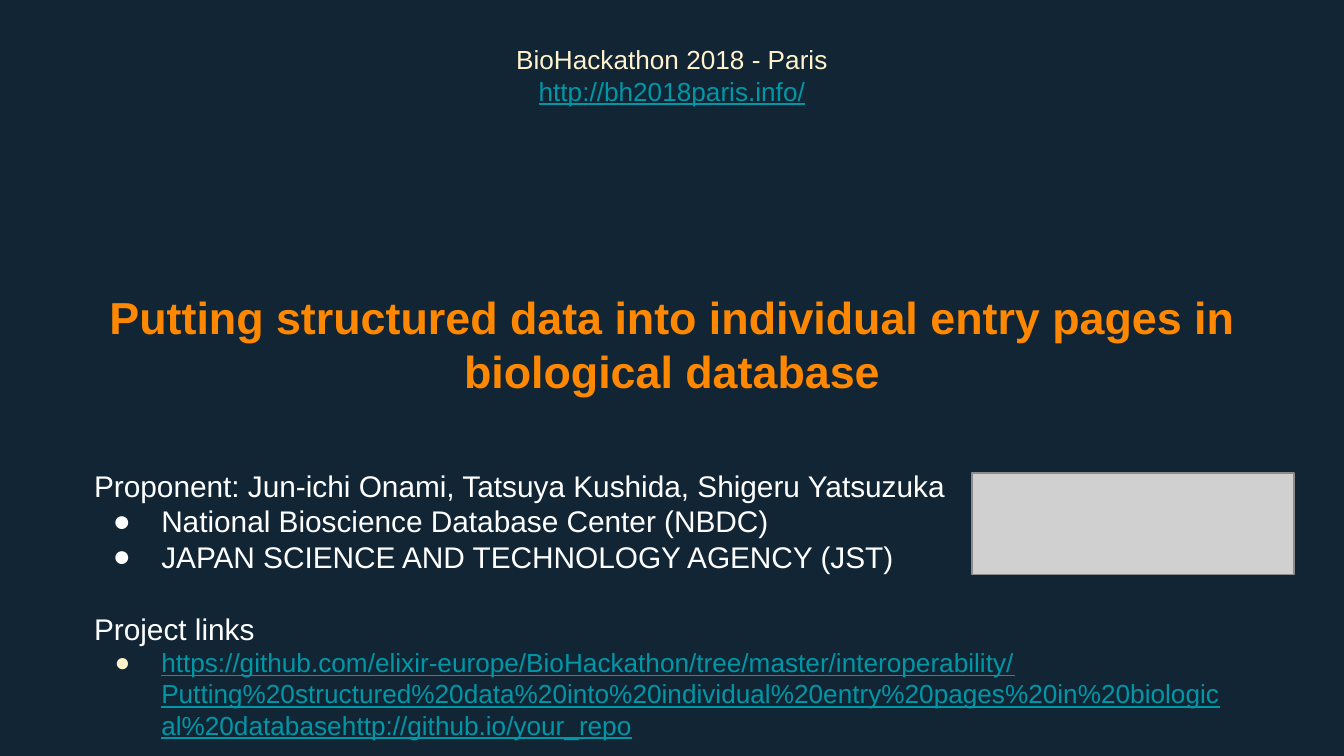
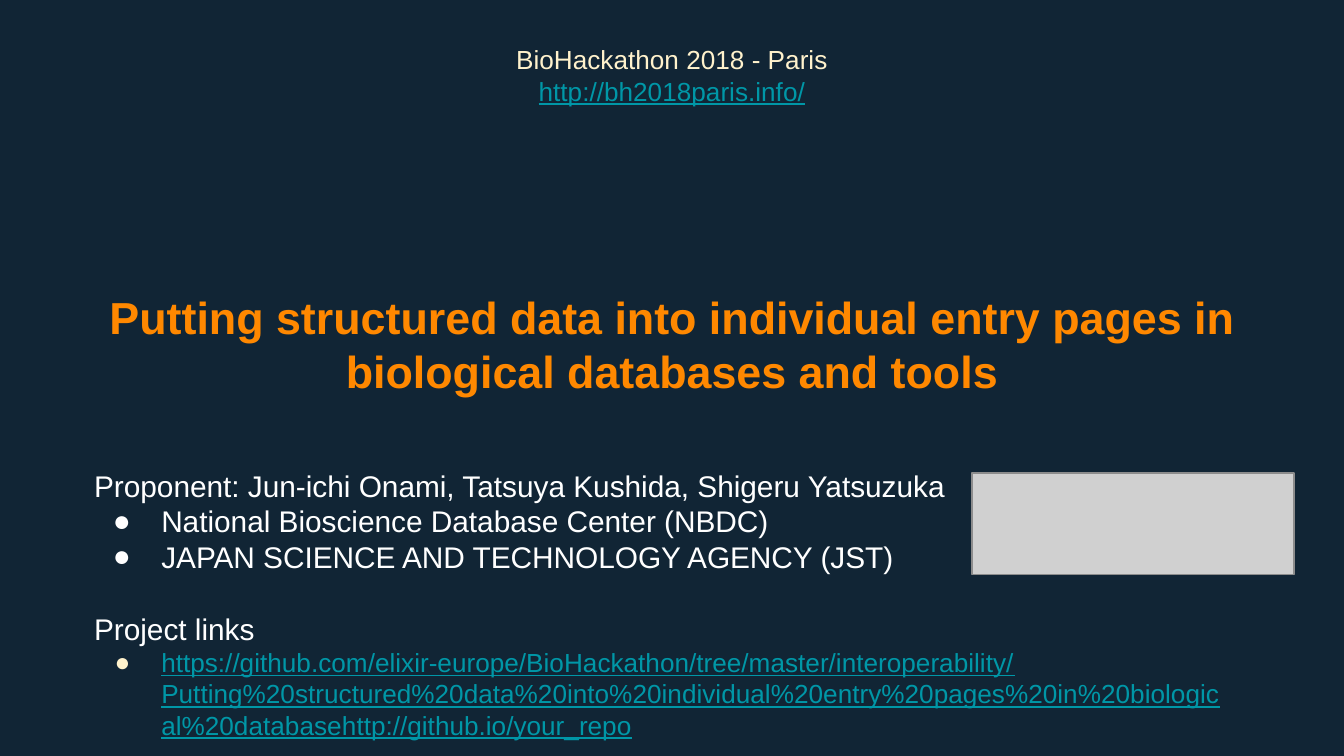
Before and after one commit to elixir-europe/BioHackathon, a slide deck: slide 1 of interoperability/Putting structured data into individual entry pages in biological database/20181112presentation3.pptx. Drawn at 1344x756 pixels with LibreOffice and Linux fonts; fonts in the diff are those of the drawing; grey boxes stand for pictures; background and template pictures are left out. Boxes give left, top, right and bottom in pixels: in the first picture for what was removed or moved away, otherwise in the second. Text is boxed around its words. In the diff, an @@ line names an element or a change of style, - is before the commit and + after.

```diff
--- a/interoperability/Putting structured data into individual entry pages in biological database/20181112presentation3.pptx
+++ b/interoperability/Putting structured data into individual entry pages in biological database/20181112presentation3.pptx
@@ title at box(109, 301, 1234, 397): text changed @@
-Putting structured data into individual entry pages in biological database
+Putting structured data into individual entry pages in biological databases and tools
```
Also in this commit, not shown: 6 other slides changed.
